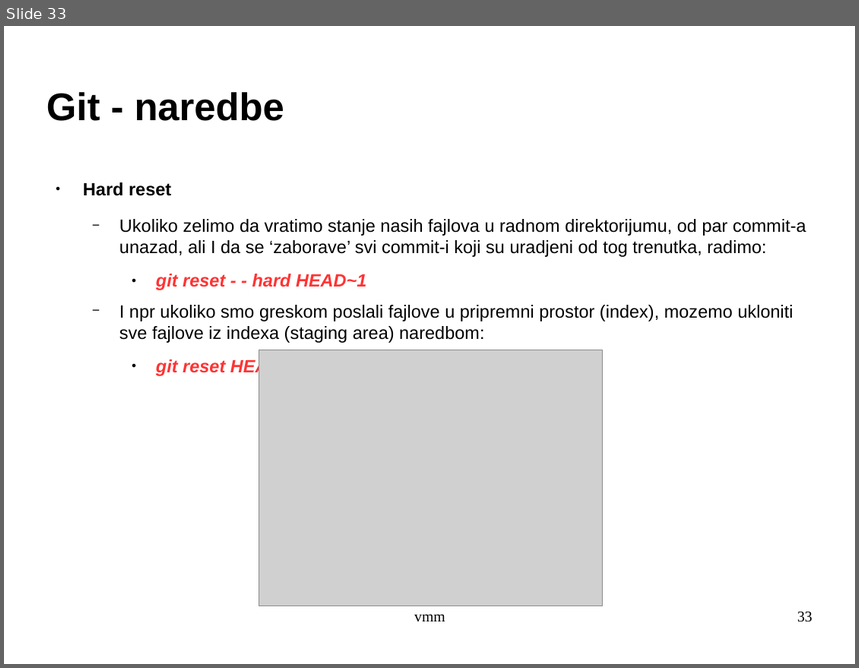
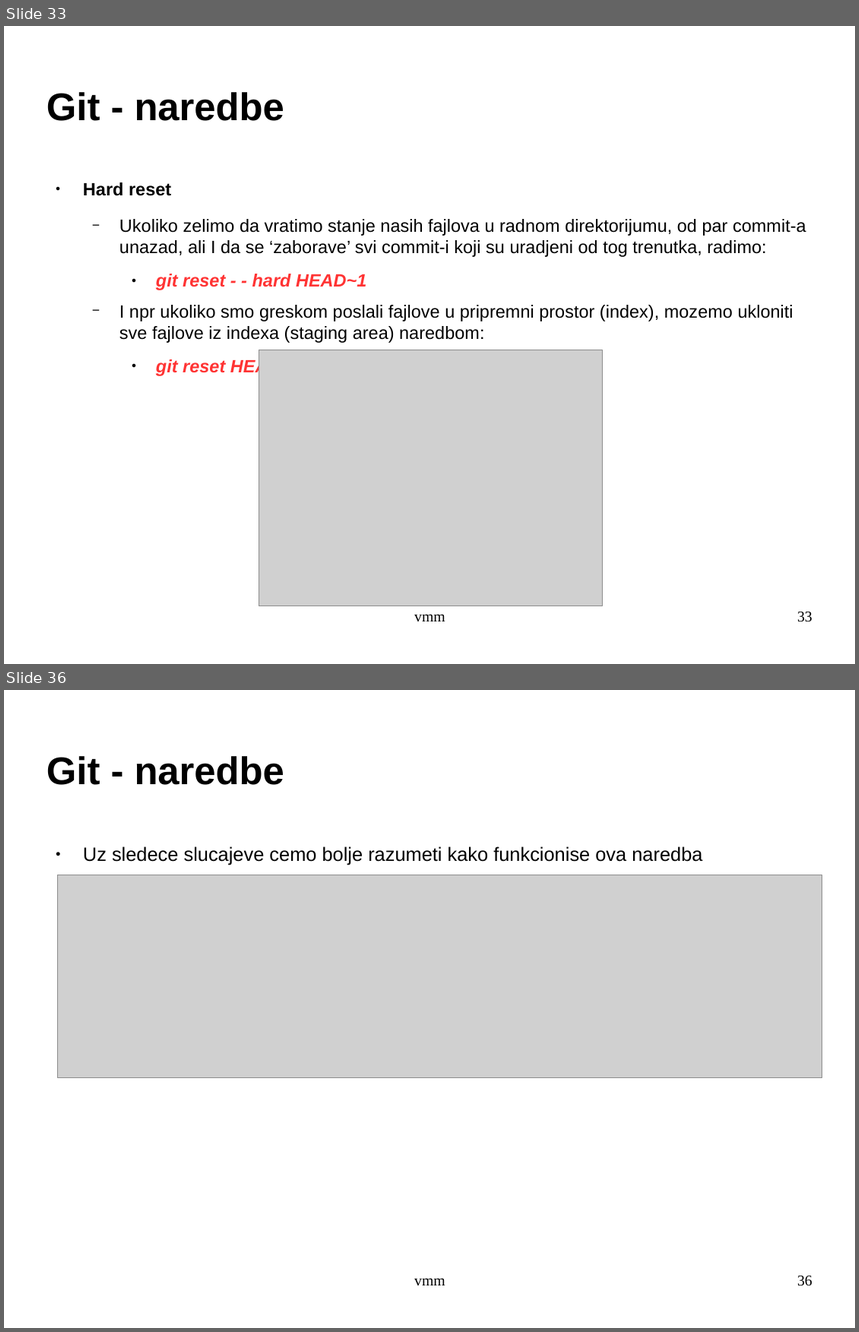
Before and after one commit to archpriestgnu/git_tut, a slide deck: git.odp. Shown one above the other, each under a label of ours: slide 33 before the commit, slides 33 and 36 after it; the slides between them are not shown. The pictures are 859x668 and 859x1332 pixels, drawn with LibreOffice and Linux fonts; fonts in the diff are those of the drawing; grey boxes stand for pictures; background and template pictures are left out. Boxes give left, top, right and bottom in pixels: in the first picture for what was removed or moved away, otherwise in the second. Text is boxed around its words. In the diff, an @@ line names an element or a change of style, - is before the commit and + after.

```diff
--- a/git.odp
+++ b/git.odp
@@ slide 36 added at (4,690,855,1328), background picture (left out) @@
@@ title added at (47,756,284,785), 36 pt, text #000000, bold @@
+Git - naredbe
@@ text added at (83,847,702,865), 18 pt, text #000000 @@
+● Uz sledece slucajeve cemo bolje razumeti kako funkcionise ova naredba
@@ picture added at (57,875,823,1078) @@
@@ text added at (414,1278,446,1286), 14 pt, text #000000 @@
+vmm
@@ page number added at (797,1276,813,1287), 14 pt, text #000000 @@
+36
```
Also in this commit, not shown: 1 slide changed, 6 other slides added.
